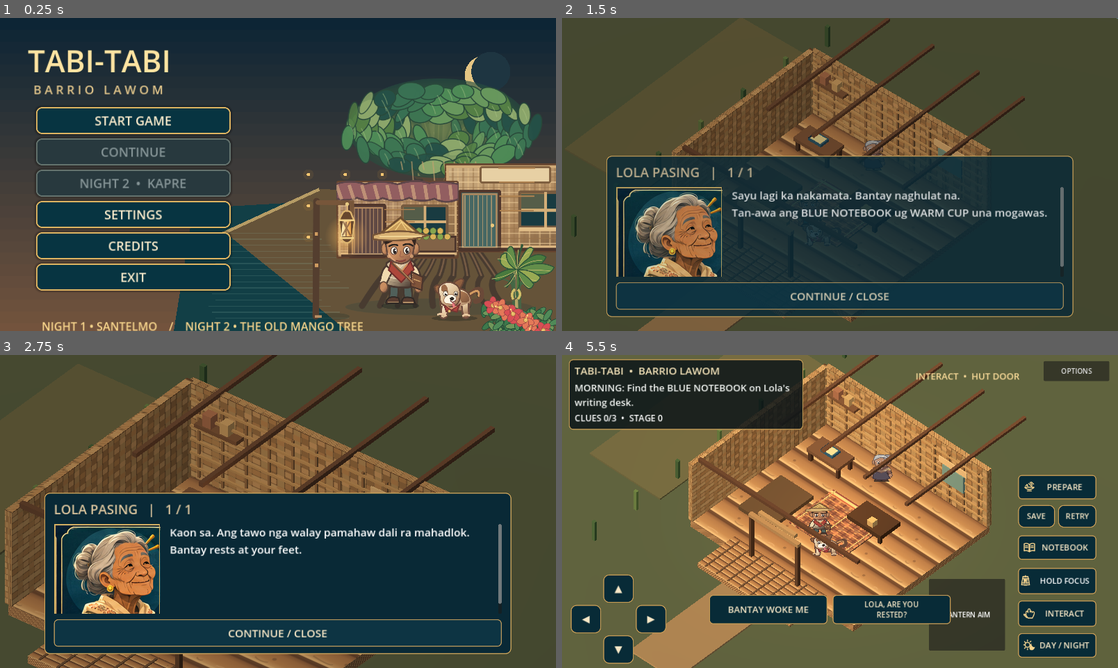
Above: before the commit, frames 1-4 (two rows, left to right).
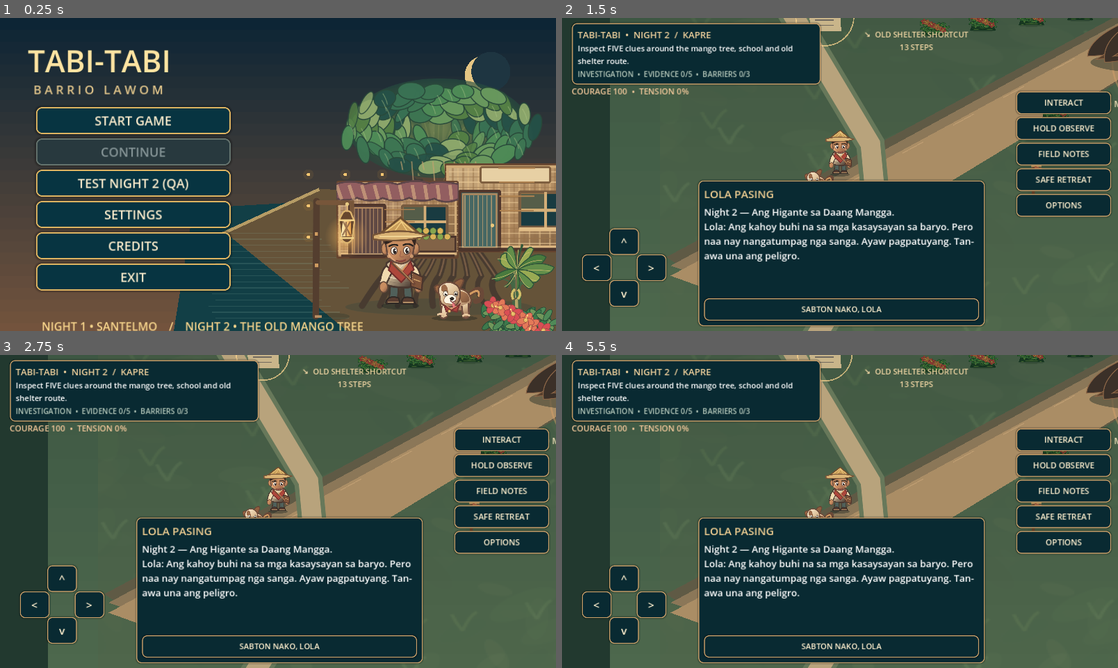
Above: after the commit, the same moments.

Repository: LokiJ07/Tabi-tabi
Game: Godot game, scene res://scenes/title.tscn
The game is run twice, just before and just after one commit, with the same random seed, the same clock (stepped at 60 frames per second) and the same inputs.
Inputs (mouse positions are in pixels of both pictures, inside the frame that each line leads up to):
- Up to frame 1 (0.25 s): no input
- Up to frame 2 (1.5 s): click (695, 183) at 0.5 s, where only the run after the commit has a clickable "TEST NIGHT 2 (QA)"; click (695, 121) at 1.25 s, where only the run before the commit has a clickable "START GAME"
- Up to frame 3 (2.75 s): tap Enter (ui_accept) at 2, 2.27 s; move the mouse to (400, 495) at 2.02 s; hold Right (ui_right) from 2.03 s (still down); click (400, 495) at 2.17 s
- Up to frame 4 (5.5 s): release Right (ui_right) at 2.75 s; drag from (728, 527) to (812, 574) at 2.77 s; move the mouse to (895, 442) at 3.52 s; hold Right (ui_right) 3.53-4.25 s; drag from (812, 574) to (673, 464) at 4.27 s; move the mouse to (1006, 558) at 5.02 s; hold Left (ui_left) from 5.03 s (still down); tap Enter (ui_accept) at 5.27 s

The runs differ from the first frame. In frame 1, 3.0% of the frame differs, in the area x 6-42%, y 48-58%; in frame 2, 68%; in frame 3, 70%; in frame 4, 79%, in the area x 0-100%, y 0-100%.

Commit message:
ux(night2): direct TEST NIGHT 2 QA button on fresh debug installs; preserve story unlock in release

Diff:
--- a/scripts/ui/title_screen.gd
+++ b/scripts/ui/title_screen.gd
@@ -237,9 +237,15 @@
 	continue_button = _button("CONTINUE", menu, func(): _enter_game(false))
 	continue_button.disabled = not _has_save()
 	night2_button = _button("NIGHT 2  •  KAPRE", menu, _enter_night2)
-	night2_button.disabled = not _night2_unlocked()
+	var night2_ready: bool = _night2_unlocked()
+	# This is a DEVELOPMENT QA APK: allow direct Kapre testing even if
+	# ephemeral Android signing forced a clean install without Night 1 save.
+	# Production/non-debug releases still require canonical Night 1 completion.
+	night2_button.disabled = not night2_ready and not OS.has_feature("debug")
 	if Night02Save.exists():
-		night2_button.text = "CONTINUE NIGHT 2  •  KAPRE"
+		night2_button.text = "CONTINUE NIGHT 2  •  KAPRE" if night2_ready else "TEST NIGHT 2 (QA)"
+	elif not night2_ready and OS.has_feature("debug"):
+		night2_button.text = "TEST NIGHT 2 (QA)"
 	_button("SETTINGS", menu, _open_settings)
 	_button("CREDITS", menu, _credits)
 	_button("EXIT", menu, func(): get_tree().quit())
@@ -261,7 +267,7 @@
 
 
 func _enter_night2() -> void:
-	if not _night2_unlocked():
+	if not _night2_unlocked() and not OS.has_feature("debug"):
 		return
 	loading_cover.show()
 	var loading_label := loading_cover.get_node_or_null("LoadingStatus") as Label
